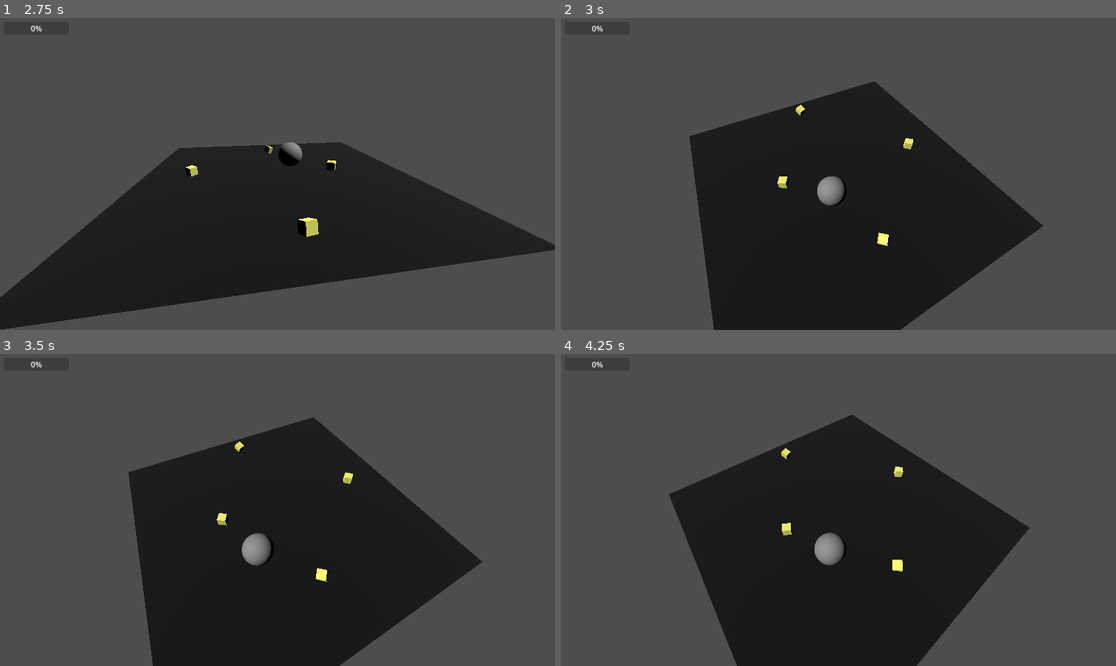
Above: before the commit, frames 1-4 (two rows, left to right).
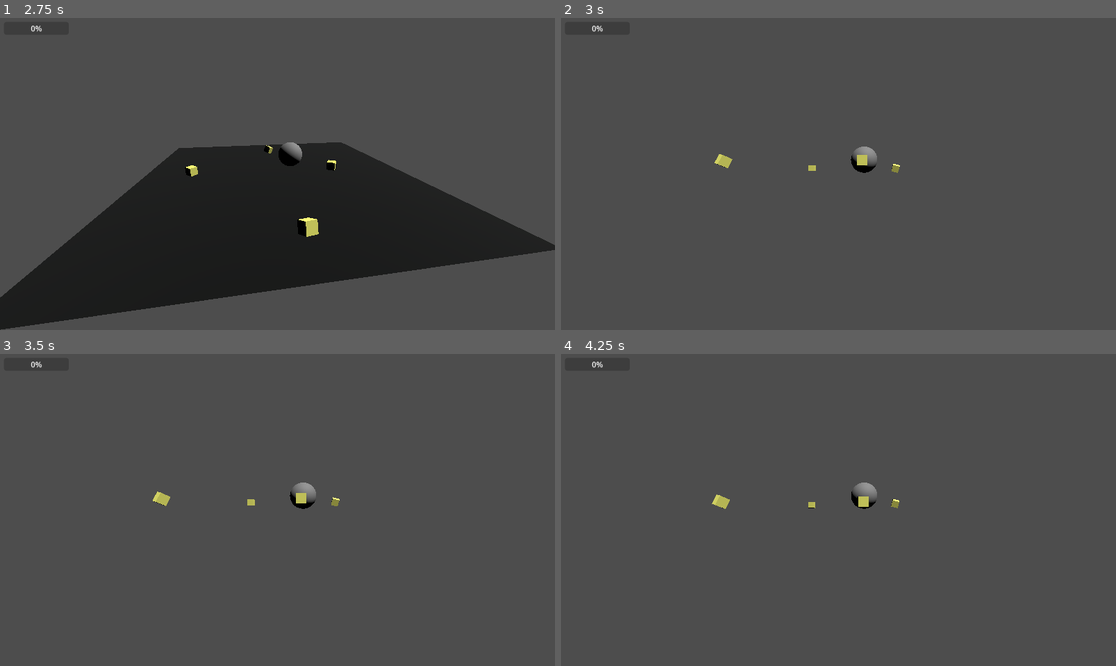
Above: after the commit, the same moments.

Repository: motionnblur/3d-prototype-godot
Game: Godot game, scene res://scenes/node_3d.tscn
Two runs of this game, one before a commit and one after it. Both use one fixed random seed, a clock stepped at 60 frames per second and the inputs below. The project has no main scene, so this scene is started directly.
Inputs (mouse positions are in pixels of both pictures, inside the frame that each line leads up to):
- Up to frame 1 (2.75 s): move the mouse to (399, 158) at 0.52 s; hold Right mouse button (Right_Click) 0.53-1.28 s; move the mouse to (166, 189) at 1.27 s; right-click (166, 189) at 1.35 s; move the mouse to (333, 105) at 2.02 s; hold Right mouse button (Right_Click) from 2.03 s (still down)
- Up to frame 2 (3 s): move the mouse to (810, 236) at 2.77 s; release Right mouse button (Right_Click) at 2.78 s; right-click (810, 236) at 2.85 s
- Up to frame 3 (3.5 s): no input
- Up to frame 4 (4.25 s): move the mouse to (1005, 556) at 3.52 s; hold Right mouse button (Right_Click) from 3.53 s (still down)

Frame 1 is identical in both runs. In frame 2, 35% of the frame differs, in the area x 23-87%, y 20-100%; in frame 3, 35%; in frame 4, 34%.

Commit message:
.....

Diff:
--- a/scripts/cam_pivot.gd
+++ b/scripts/cam_pivot.gd
@@ -15,7 +15,9 @@
 func _process(delta: float) -> void:
 	if !isRightClick: return
 
-	rotate_x(-deltaMouse.y*delta*0.2)
+	if global_rotation.x < 0.6:
+		rotate_x(-deltaMouse.y*delta*0.2)
+
 	rotate_y(-deltaMouse.x*delta*0.2)
 
 	print(global_rotation)
